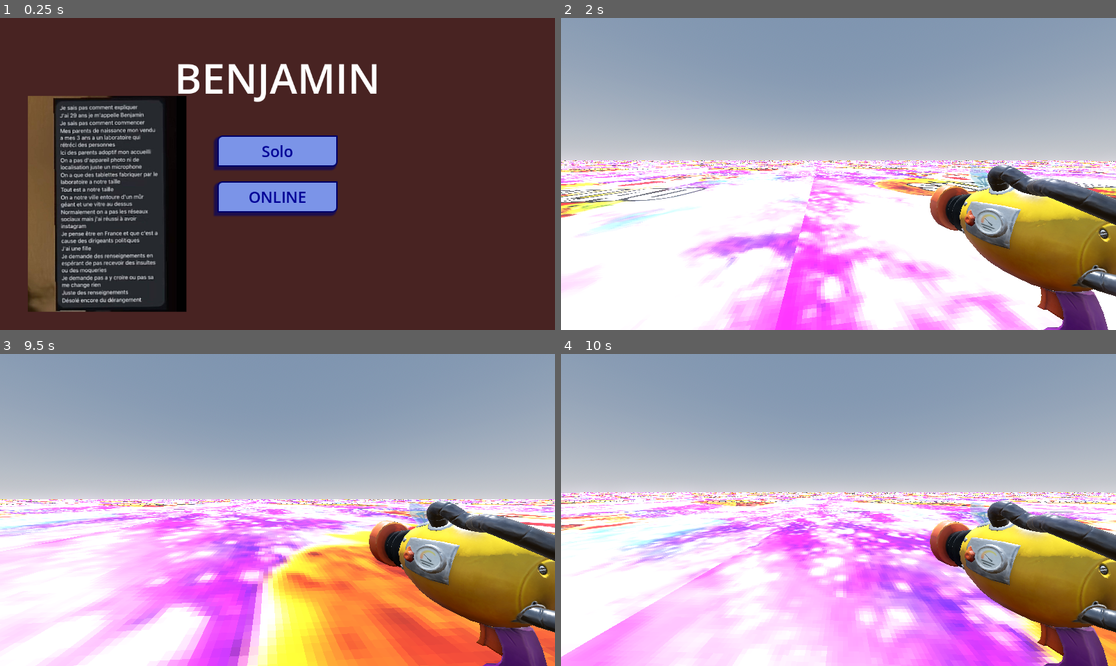
Above: before the commit, frames 1-4 (two rows, left to right).
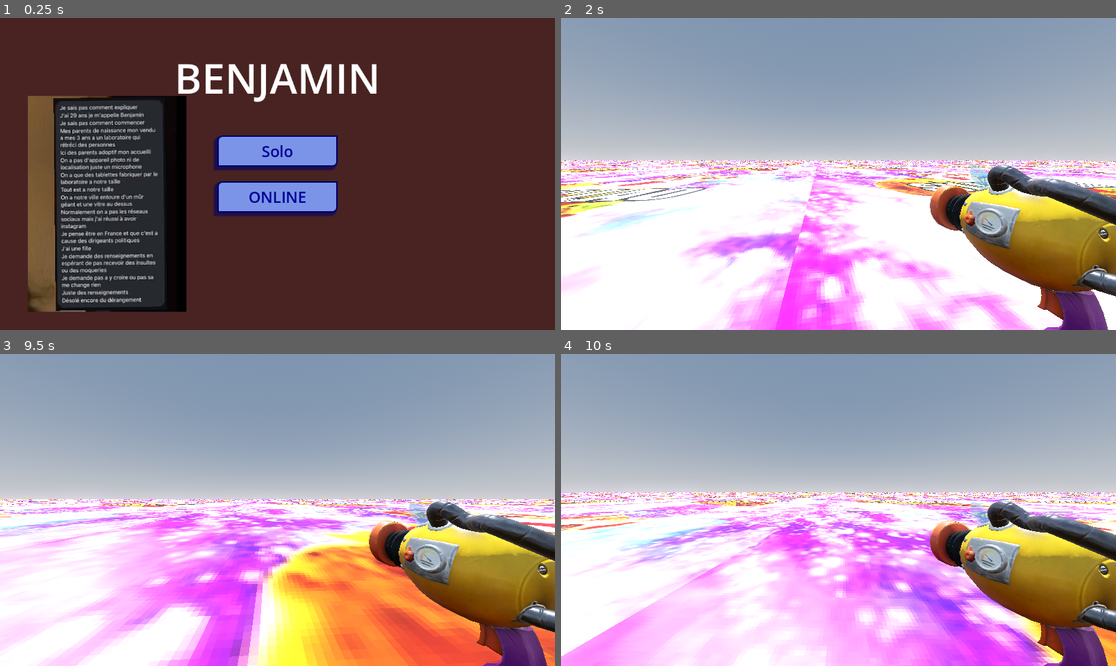
Above: after the commit, the same moments.

Repository: sillyLao/Benjamin
Game: Godot game, scene res://scenes/Menu/main_menu.tscn
Same seed, same stepped clock (60 frames per second), same inputs: the game is played once before the commit and once after it. The engine's default icon, where the game draws it, is replaced by a stand-in: a white triangle on a blue panel in a dark square.
Inputs (mouse positions are in pixels of both pictures, inside the frame that each line leads up to):
- Up to frame 1 (0.25 s): no input
- Up to frame 2 (2 s): click "Solo" at 0.5 s; tap Enter (ui_accept) at 1.25, 1.52 s; move the mouse to (866, 174) at 1.27 s; press the mouse at (866, 174) at 1.28 s; hold W (forward) from 1.28 s (still down)
- Up to frame 3 (9.5 s): move the mouse to (249, 510) at 2.02 s; release the mouse at (249, 510) at 2.03 s; click (249, 510) at 2.1 s; tap Enter (ui_accept) at 2.27, 3.77, 4.52, 5.27, 6.77, 7.52, 8.27 s; move the mouse to (288, 503) at 2.77 s; press the mouse at (288, 503) at 2.78 s; move the mouse to (271, 516) at 3.52 s; release the mouse at (271, 516) at 3.53 s; click (271, 516) at 3.6 s; move the mouse to (316, 513) at 4.27 s; press the mouse at (316, 513) at 4.28 s; move the mouse to (233, 506) at 5.02 s; release the mouse at (233, 506) at 5.03 s; click (233, 506) at 5.1 s; move the mouse to (283, 510) at 5.77 s; press the mouse at (283, 510) at 5.78 s; move the mouse to (255, 503) at 6.52 s; release W (forward) at 6.53 s; release the mouse at (255, 503) at 6.53 s; hold D (right) 6.53-7.28 s; click (255, 503) at 6.6 s; move the mouse to (305, 510) at 7.27 s; press the mouse at (305, 510) at 7.28 s; hold W (forward) from 7.28 s (still down); move the mouse to (249, 510) at 8.02 s; release the mouse at (249, 510) at 8.03 s; click (249, 510) at 8.1 s; move the mouse to (288, 503) at 8.77 s; press the mouse at (288, 503) at 8.78 s
- Up to frame 4 (10 s): move the mouse to (832, 516) at 9.52 s; release W (forward) at 9.53 s; release the mouse at (832, 516) at 9.53 s; hold A (left) from 9.53 s (still down); click (832, 516) at 9.6 s; tap Enter (ui_accept) at 9.77 s

Frames 1-2 are identical in both runs. In frame 3, 0.6% of the frame differs, in the area x 0-100%, y 46-100%; in frame 4, 0.5%.
Error in both runs: Out of bounds get index '0' (on base: 'Dictionary') (res://scripts/character.gd:15)

Commit message:
scale bar, crush players

Diff:
--- a/scenes/Entities/character.tscn
+++ b/scenes/Entities/character.tscn
@@ -23,6 +23,10 @@
 properties/2/path = NodePath(".:scale")
 properties/2/spawn = true
 properties/2/replication_mode = 2
+
+[sub_resource type="CylinderShape3D" id="CylinderShape3D_uk1gh"]
+height = 0.16708985
+radius = 0.3
 
 [node name="Character" type="CharacterBody3D"]
 collision_layer = 2
@@ -52,6 +56,7 @@
 [node name="CollisionShape3D" type="CollisionShape3D" parent="PlayerArea"]
 transform = Transform3D(1, 0, 0, 0, 1, 0, 0, 0, 1, 0, 0.030854523, 0)
 shape = SubResource("CapsuleShape3D_uk1gh")
+debug_color = Color(0, 0.70196074, 0.038601026, 0.41960785)
 
 [node name="Sketchfab_Scene" parent="." instance=ExtResource("4_uk1gh")]
 transform = Transform3D(-0.001, 0, -8.742278e-11, 0, 0.001, 0, 8.742278e-11, 0, -0.001, 0, 0.83605397, 0)
@@ -67,5 +72,13 @@
 wait_time = 2.0
 one_shot = true
 
+[node name="FeetBox" type="Area3D" parent="."]
+
+[node name="CollisionShape3D" type="CollisionShape3D" parent="FeetBox"]
+transform = Transform3D(1, 0, 0, 0, 1, 0, 0, 0, 1, 0, 0.09354493, 0)
+shape = SubResource("CylinderShape3D_uk1gh")
+debug_color = Color(0.70196074, 0, 0.0154072065, 0.41960785)
+
 [connection signal="timeout" from="RespawnTimer" to="." method="_on_respawn_timer_timeout"]
 [connection signal="timeout" from="RegainAmmoTimer" to="." method="_on_regain_ammo_timer_timeout"]
+[connection signal="area_entered" from="FeetBox" to="." method="_on_feet_box_area_entered"]
--- a/scenes/UI/ui_overlay.tscn
+++ b/scenes/UI/ui_overlay.tscn
@@ -11,6 +11,32 @@
 [sub_resource type="StyleBoxFlat" id="StyleBoxFlat_jaqk0"]
 bg_color = Color(1, 1, 1, 1)
 
+[sub_resource type="StyleBoxFlat" id="StyleBoxFlat_gvqy2"]
+bg_color = Color(0.171875, 0.171875, 0.171875, 1)
+border_width_left = 10
+border_width_top = 10
+border_width_right = 10
+border_width_bottom = 10
+border_color = Color(0.08203125, 0.08203125, 0.08203125, 1)
+corner_radius_top_left = 30
+corner_radius_top_right = 30
+corner_radius_bottom_right = 30
+corner_radius_bottom_left = 30
+
+[sub_resource type="StyleBoxFlat" id="StyleBoxFlat_oviv7"]
+bg_color = Color(1, 1, 1, 1)
+border_width_left = 10
+border_width_top = 10
+border_width_right = 10
+border_width_bottom = 10
+border_color = Color(0.8, 0.8, 0.8, 0)
+corner_radius_top_left = 20
+corner_radius_top_right = 20
+corner_radius_bottom_right = 20
+corner_radius_bottom_left = 20
+
+[sub_resource type="StyleBoxEmpty" id="StyleBoxEmpty_4wf6i"]
+
 [sub_resource type="SystemFont" id="SystemFont_g0uky"]
 font_names = PackedStringArray("ShangoGothic ☞")
 font_weight = 999
@@ -32,6 +58,7 @@
 anchor_bottom = 1.0
 grow_horizontal = 2
 grow_vertical = 2
+metadata/_edit_lock_ = true
 
 [node name="Crosshair" type="TextureRect" parent="IG UI"]
 self_modulate = Color(1, 1, 1, 0.65882355)
@@ -72,6 +99,65 @@
 theme_override_styles/fill = SubResource("StyleBoxFlat_jaqk0")
 show_percentage = false
 
+[node name="ScaleBar" type="Control" parent="IG UI"]
+layout_mode = 1
+anchors_preset = 11
+anchor_left = 1.0
+anchor_right = 1.0
+anchor_bottom = 1.0
+offset_left = -18.0
+offset_right = -18.0
+grow_horizontal = 0
+grow_vertical = 2
+
+[node name="PBBackground" type="ProgressBar" parent="IG UI/ScaleBar"]
+layout_mode = 1
+anchors_preset = 6
+anchor_left = 1.0
+anchor_top = 0.5
+anchor_right = 1.0
+anchor_bottom = 0.5
+offset_left = -39.0
+offset_top = -256.0
+offset_bottom = 256.0
+grow_horizontal = 0
+grow_vertical = 2
+theme_override_styles/background = SubResource("StyleBoxFlat_gvqy2")
+theme_override_styles/fill = SubResource("StyleBoxFlat_oviv7")
+min_value = 0.2
+max_value = 1.0
+value = 0.2
+fill_mode = 3
+show_percentage = false
+
+[node name="ProgressBar" type="ProgressBar" parent="IG UI/ScaleBar"]
+self_modulate = Color(0, 0.85490197, 0, 1)
+layout_mode = 1
+anchors_preset = 6
+anchor_left = 1.0
+anchor_top = 0.5
+anchor_right = 1.0
+anchor_bottom = 0.5
+offset_left = -39.0
+offset_top = -256.0
+offset_bottom = 256.0
+grow_horizontal = 0
+grow_vertical = 2
+theme_override_styles/background = SubResource("StyleBoxEmpty_4wf6i")
+theme_override_styles/fill = SubResource("StyleBoxFlat_oviv7")
+min_value = 0.2
+max_value = 1.0
+value = 0.30000000000000004
+fill_mode = 3
+show_percentage = false
+
+[node name="ColorRect" type="ColorRect" parent="IG UI/ScaleBar/ProgressBar"]
+layout_mode = 0
+offset_top = 435.0
+offset_right = 39.0
+offset_bottom = 441.0
+color = Color(0.7293979, 0.07846785, 0.07846785, 1)
+
 [node name="PauseMenu" type="Control" parent="."]
 visible = false
 layout_mode = 1
--- a/scripts/character.gd
+++ b/scripts/character.gd
@@ -24,6 +24,8 @@
 		laser_color = Global.players_dict[int(name)]["laser_color"]
 		update_ammos()
 		$RegainAmmoTimer.start()
+		UIOverlay.scale_bar.value = 1
+		UIOverlay.scale_bar.self_modulate = Color(0.0, 0.7, 0.0)
 
 func _physics_process(delta):
 	var input_dir
@@ -52,9 +54,17 @@
 		if not ammos == MAX_AMMOS:
 			UIOverlay.ammos_progress.value = (1-($RegainAmmoTimer.time_left/$RegainAmmoTimer.wait_time))*100
 
-	scale = clamp(scale + Vector3.ONE*0.01*delta, Vector3.ONE*0.1, Vector3.ONE)
-	if not input_dir and is_on_floor():
-		scale = clamp(scale + Vector3.ONE*0.03*delta, Vector3.ONE*0.2, Vector3.ONE)
+		if not scale.x == 1:
+			scale = clamp(scale + Vector3.ONE*0.01*delta, Vector3.ONE*0.1, Vector3.ONE)
+			if not input_dir and is_on_floor():
+				scale = clamp(scale + Vector3.ONE*0.03*delta, Vector3.ONE*0.2, Vector3.ONE)
+			UIOverlay.scale_bar.value = scale.x
+			if scale.x > 0.6:
+				UIOverlay.scale_bar.self_modulate = Color(1.0, 0.7, 0.0).lerp(Color(0.0, 0.7, 0.0), (scale.x-0.6)*2.5)
+			elif scale.x > 0.3:
+				UIOverlay.scale_bar.self_modulate = Color(0.8, 0.0, 0.0).lerp(Color(1.0, 0.7, 0.0), (scale.x-0.3)*(1/0.3))
+			else:
+				UIOverlay.scale_bar.self_modulate = Color(0.8, 0.0, 0.0)
 
 func _input(event : InputEvent) -> void:
 	if is_multiplayer_authority() and not Global.paused and not is_dead:
@@ -117,11 +127,11 @@
 	#})
 	var node : CharacterBody3D = get_node("../"+str(to))
 	node.scale -= Vector3.ONE*0.2
-	if node.scale.x < 0.1:
+	if node.scale.x <= 0.1:
 		node.is_dead = true
 		UIOverlay.spawn_notification({
 			"icon" : "res://icon.svg",
-			"text" : "Vous avez été rétréci par " + Global.players_dict[from]["pseudo"] + ".",
+			"text" : "Vous avez été rétréci.e par " + Global.players_dict[from]["pseudo"] + ".",
 			"timer" : 3
 		})
 		killed_someone.rpc_id(from, to)
@@ -180,6 +190,28 @@
 	$RegainAmmoTimer.start()
 	ammos = 4
 	update_ammos()
+	UIOverlay.scale_bar.value = 1
+	UIOverlay.scale_bar.self_modulate = Color(0.0, 0.7, 0.0)
 
 func update_ammos():
 	UIOverlay.ammos.text = str(ammos) + " / " + str(MAX_AMMOS)
+
+func _on_feet_box_area_entered(area):
+	if area.name == "PlayerArea":
+		var player : CharacterBody3D = area.get_parent()
+		if player.scale.x <= 0.3 and not player == self:
+			print("["+str(multiplayer.get_unique_id())+"] " + str(player))
+			crush_player.rpc_id(int(player.name), int(name), int(player.name))
+
+@rpc("any_peer", "call_remote", "reliable")
+func crush_player(from: int, to: int):
+	var player : CharacterBody3D = get_node("../" + str(to))
+	player.is_dead = true
+	UIOverlay.spawn_notification({
+		"icon" : "res://icon.svg",
+		"text" : "Vous avez été écrasé.e par " + Global.players_dict[from]["pseudo"] + ".",
+		"timer" : 3
+	})
+	killed_someone.rpc_id(from, to)
+	disappear.rpc(to)
+	player.get_node("RespawnTimer").start()
--- a/scripts/ui_overlay.gd
+++ b/scripts/ui_overlay.gd
@@ -2,6 +2,7 @@
 
 @onready var ammos = $"IG UI/Ammos/Label"
 @onready var ammos_progress = $"IG UI/Ammos/ProgressBar"
+@onready var scale_bar = $"IG UI/ScaleBar/ProgressBar"
 
 var notification_scene : PackedScene = preload("res://scenes/UI/notification.tscn")
 
Not shown: 1 places in scenes/Entities/character.tscn that only renumber resources
Not shown: 1 places in scenes/UI/ui_overlay.tscn that only renumber resources
